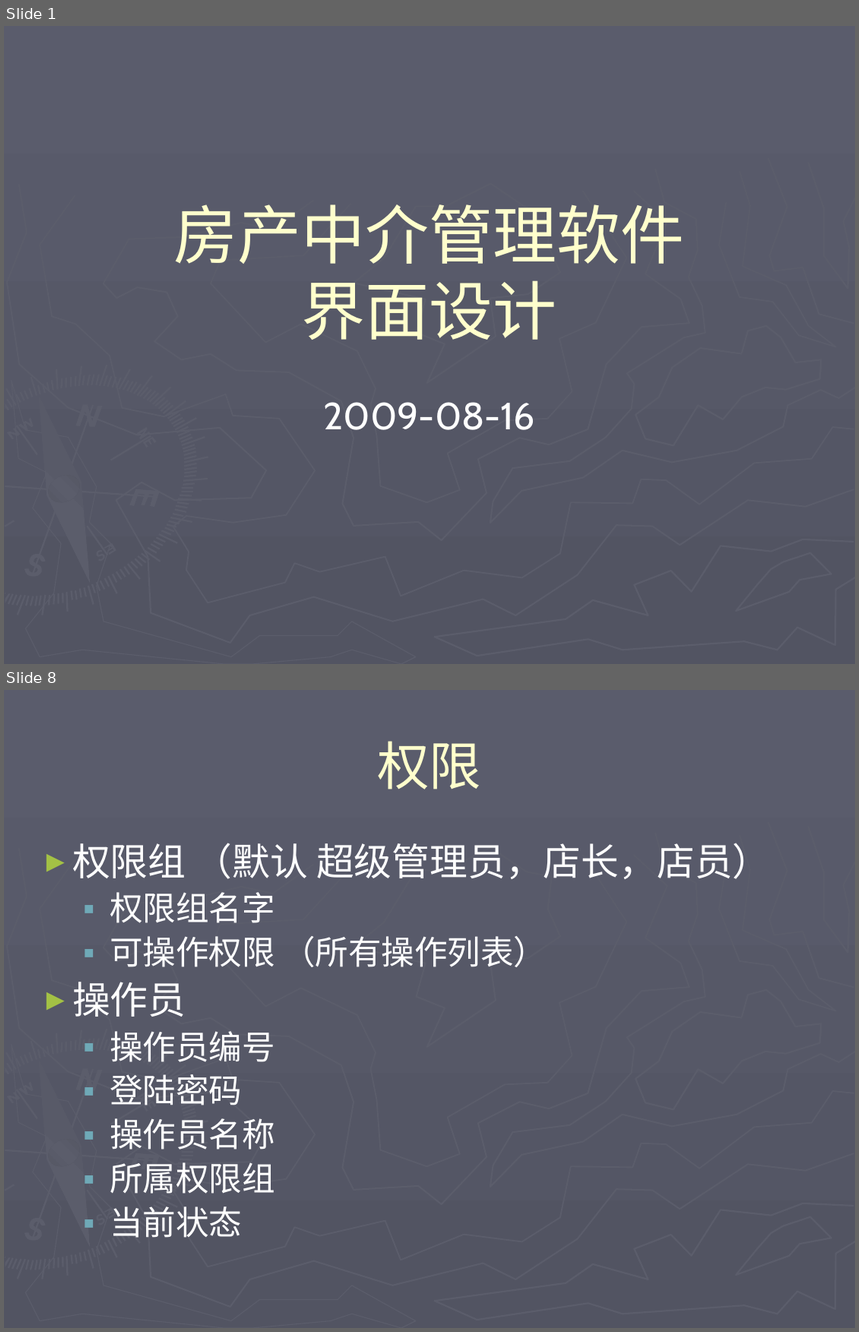
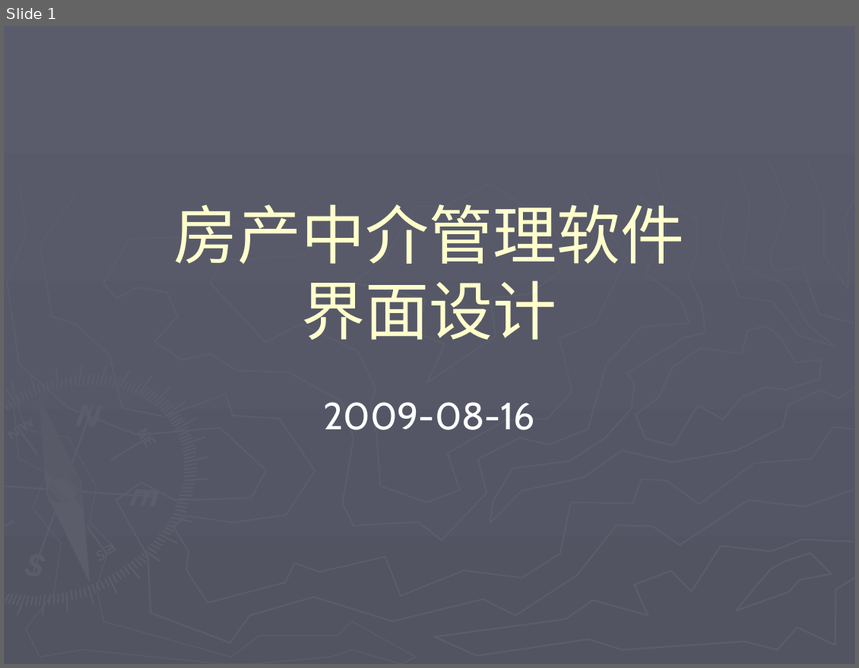
Before and after one commit to honj51/ideacode, a slide deck: doc/房产中介管理/程序界面设计.ppt. Shown one above the other, each under a label of ours: slides 1 and 8 before the commit, slide 1 after it; the slides between them are not shown. The pictures are 859x1332 and 859x668 pixels, drawn with LibreOffice and Linux fonts; fonts in the diff are those of the drawing. Boxes give left, top, right and bottom in pixels: in the first picture for what was removed or moved away, otherwise in the second. Text is boxed around its words. In the diff, an @@ line names an element or a change of style, - is before the commit and + after.

```diff
--- a/doc/房产中介管理/程序界面设计.ppt
+++ b/doc/房产中介管理/程序界面设计.ppt
@@ slide 8 removed at bbox=[4, 690, 855, 1328], background gradient #5A5C6C to #525462; not listed: 148 template elements that a slide beside it also shows @@
@@ title removed at bbox=[377, 741, 481, 790] @@
-权限
@@ text removed at bbox=[72, 843, 771, 1238] @@
-► 权限组 （默认 超级管理员，店长，店员）
-  ▪ 权限组名字
-  ▪ 可操作权限 （所有操作列表）
-► 操作员
-  ▪ 操作员编号
-  ▪ 登陆密码
-  ▪ 操作员名称
-  ▪ 所属权限组
-  ▪ 当前状态
```
Also in this commit, not shown: 2 slides changed, 2 slides added, 7 other slides removed, 23 other files.
